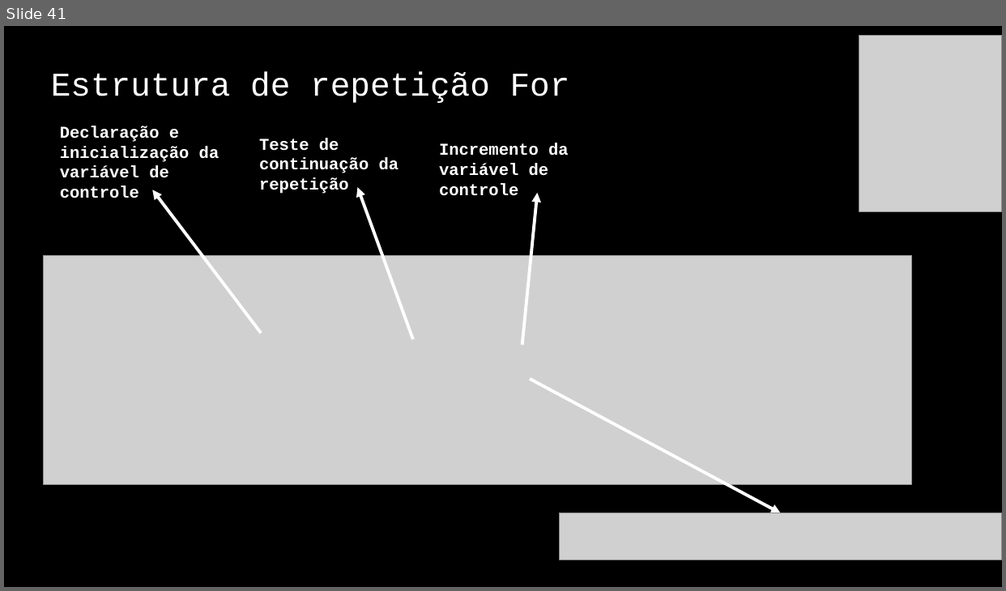
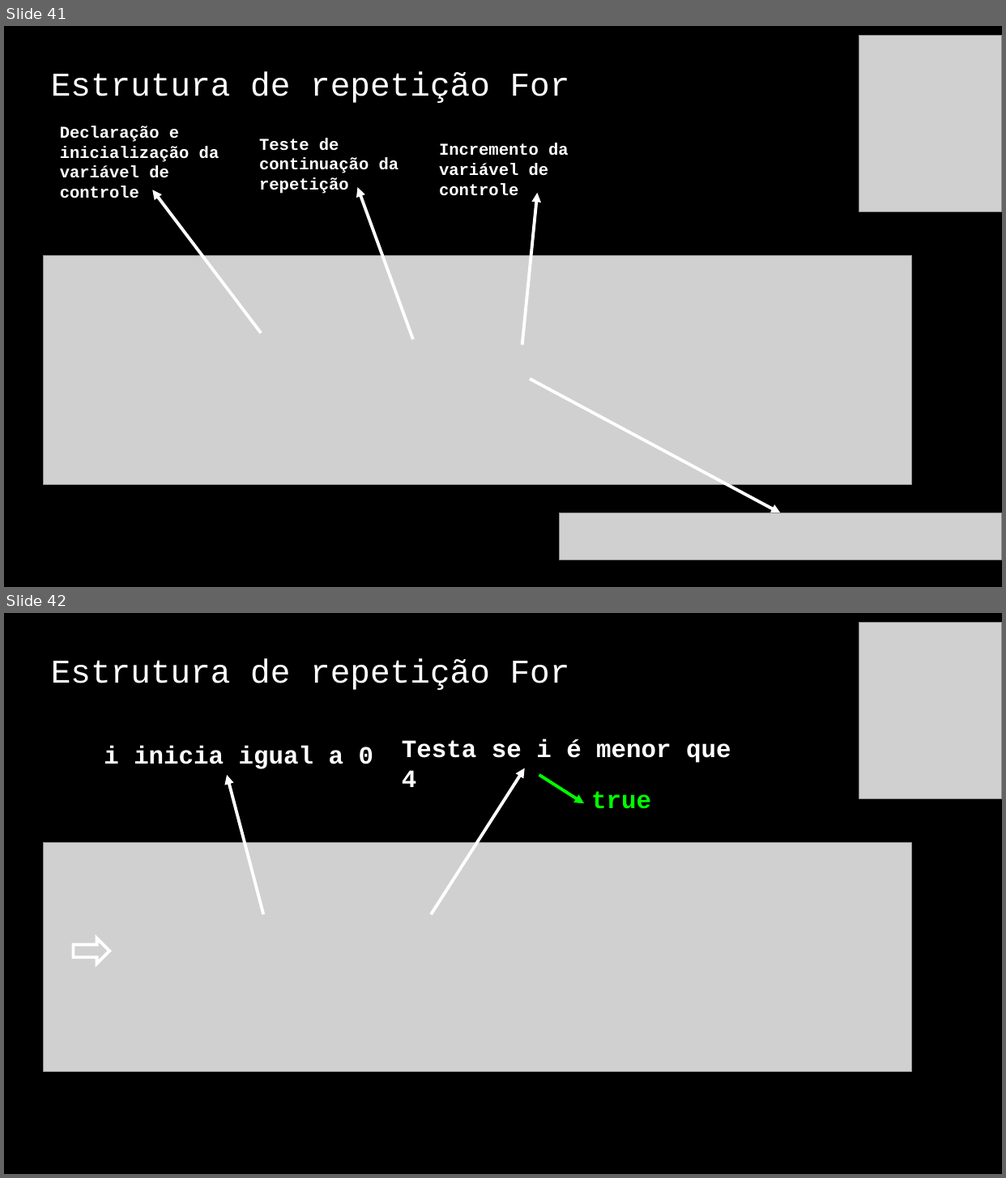
Before and after one commit to jrdutra/algoritmos, a slide deck: material_de_apoio/resumo_pratico.pptx. Shown one above the other, each under a label of ours: slide 41 before the commit, slides 41 and 42 after it. The pictures are 1006x591 and 1006x1178 pixels, drawn with LibreOffice and Linux fonts; fonts in the diff are those of the drawing; grey boxes stand for pictures. Boxes give left, top, right and bottom in pixels: in the first picture for what was removed or moved away, otherwise in the second. Text is boxed around its words. In the diff, an @@ line names an element or a change of style, - is before the commit and + after.

```diff
--- a/material_de_apoio/resumo_pratico.pptx
+++ b/material_de_apoio/resumo_pratico.pptx
@@ slide 42 added at [4,613,1002,1174], background #000000 @@
@@ picture added at [859,622,1002,798] @@
@@ title added at [51,659,570,690], 32 pt, text #FFFFFF @@
+Estrutura de repetição For
@@ text added at [104,746,373,769], 24 pt, text #FFFFFF, bold @@
+i inicia igual a 0
@@ text added at [402,739,731,787], 24 pt, text #FFFFFF, bold @@
+Testa se i é menor que 4
@@ arrow added from (264, 914) to (227, 775), #FFFFFF 3 pt @@
@@ arrow added from (431, 914) to (525, 768), #FFFFFF 3 pt @@
@@ arrow added from (539, 775) to (584, 804), #00FF00 3 pt @@
@@ text added at [591,791,651,809], 24 pt, text #00FF00, bold @@
+true
@@ picture added at [44,843,912,1072] @@
@@ down arrow added at [74,939,109,964], outline #FFFFFF 3 pt @@
```
Also in this commit, not shown: 4 slides changed, 13 other slides added.
